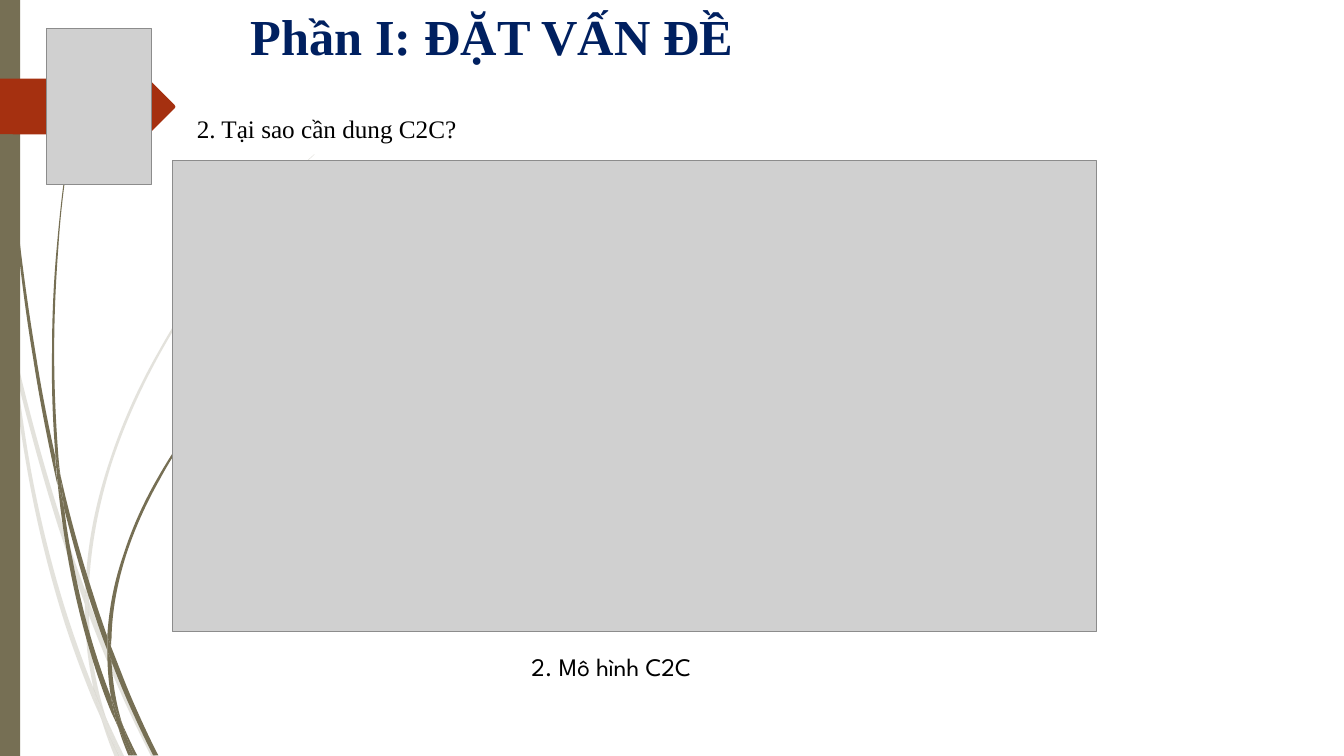
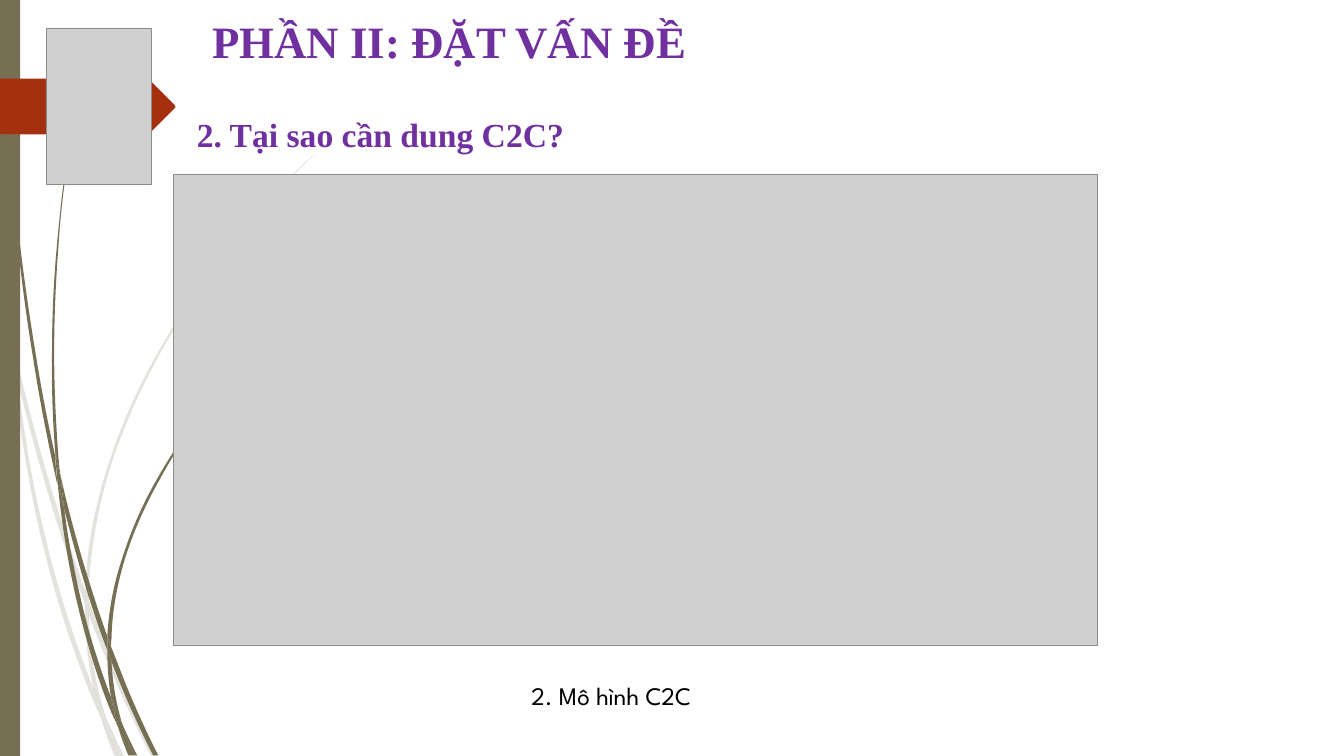
Before and after one commit to thanhgonzalo/datn, a slide deck: slide 5 of Slide.ppt (slide 4 before the commit). Drawn at 1344x756 pixels with LibreOffice and Linux fonts; fonts in the diff are those of the drawing; grey boxes stand for pictures; background and template pictures are left out. Boxes give left, top, right and bottom in pixels: in the first picture for what was removed or moved away, otherwise in the second. Text is boxed around its words. In the diff, an @@ line names an element or a change of style, - is before the commit and + after.

```diff
--- a/Slide.ppt
+++ b/Slide.ppt
@@ text at (212, 23, 686, 67): text changed; size 36 to 32 pt; text colour #002060 to #7030A0 @@
-Phần I: ĐẶT VẤN ĐỀ
+PHẦN II: ĐẶT VẤN ĐỀ
@@ text "2. Tại sao cần dung ..." at (197, 122, 564, 153): size 18 to 24 pt, text colour #000000 to #7030A0, bold on @@
@@ picture: place and size @@
-picture at (172, 160, 1097, 631)
+picture at (173, 174, 1098, 645)
@@ text "2. Mô hình C2C": place and size @@
-text "2. Mô hình C2C" at (531, 658, 691, 677)
+text "2. Mô hình C2C" at (531, 687, 691, 706)
```
Also in this commit, not shown: 10 other slides changed, 7 slides added, 2 slides removed.
